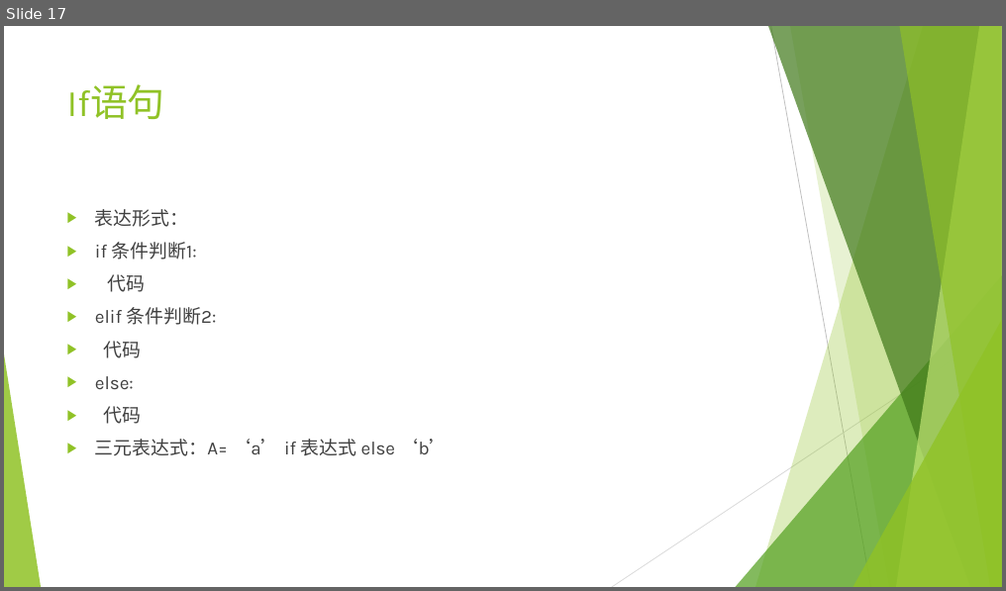
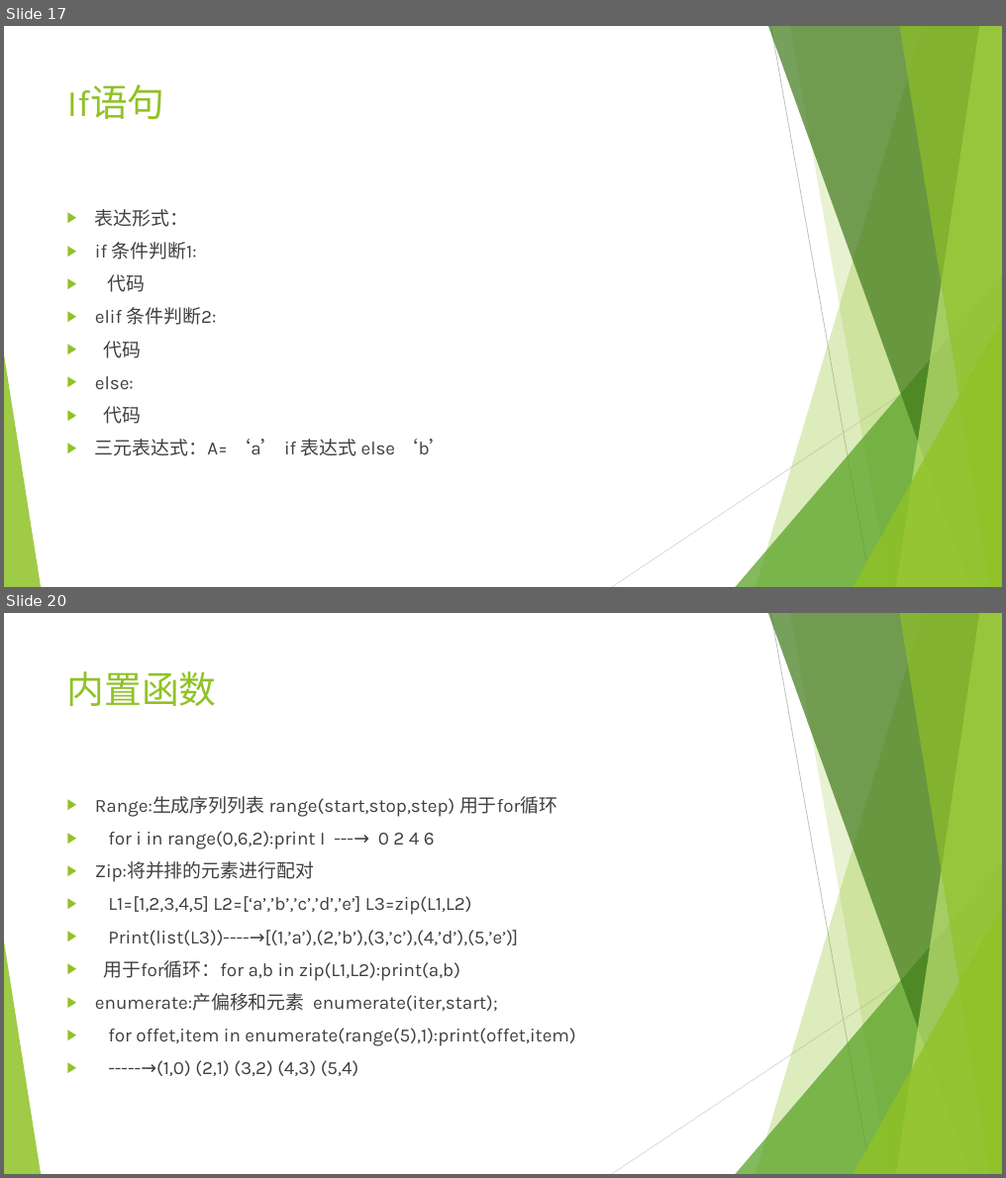
Before and after one commit to mrzhangs1015916/LearnPython, a slide deck: python.pptx. Shown one above the other, each under a label of ours: slide 17 before the commit, slides 17 and 20 after it; the slides between them are not shown. The pictures are 1006x591 and 1006x1178 pixels, drawn with LibreOffice and Linux fonts; fonts in the diff are those of the drawing. Boxes give left, top, right and bottom in pixels: in the first picture for what was removed or moved away, otherwise in the second. Text is boxed around its words. In the diff, an @@ line names an element or a change of style, - is before the commit and + after.

```diff
--- a/python.pptx
+++ b/python.pptx
@@ slide 20 added at (4, 613, 1002, 1174), background #FFFFFF; not listed: 10 template elements that a slide beside it also shows @@
@@ title added at (67, 671, 217, 706), 36 pt, text #90C226 @@
+内置函数
@@ text added at (95, 796, 575, 1076), 18 pt, text #404040 @@
+▶ Range:生成序列列表 range(start,stop,step) 用于for循环
+▶ for i in range(0,6,2):print I ---→ 0 2 4 6
+▶ Zip:将并排的元素进行配对
+▶ L1=[1,2,3,4,5] L2=[‘a’,’b’,’c’,’d’,’e’] L3=zip(L1,L2)
+▶ Print(list(L3))----→[(1,’a’),(2,’b’),(3,’c’),(4,’d’),(5,’e’)]
+▶ 用于for循环：for a,b in zip(L1,L2):print(a,b)
+▶ enumerate:产偏移和元素 enumerate(iter,start);
+▶ for offet,item in enumerate(range(5),1):print(offet,item)
+▶ -----→(1,0) (2,1) (3,2) (4,3) (5,4)
```
Also in this commit, not shown: 2 other slides added.
